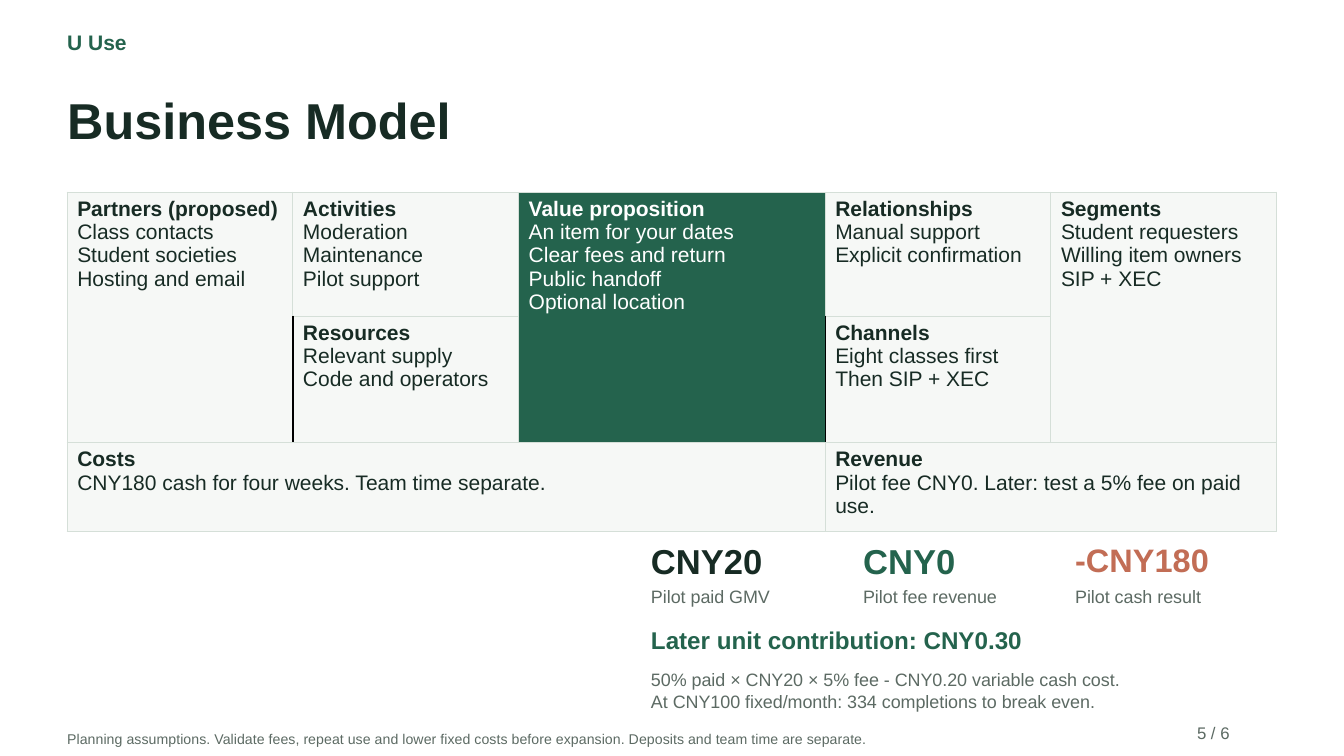
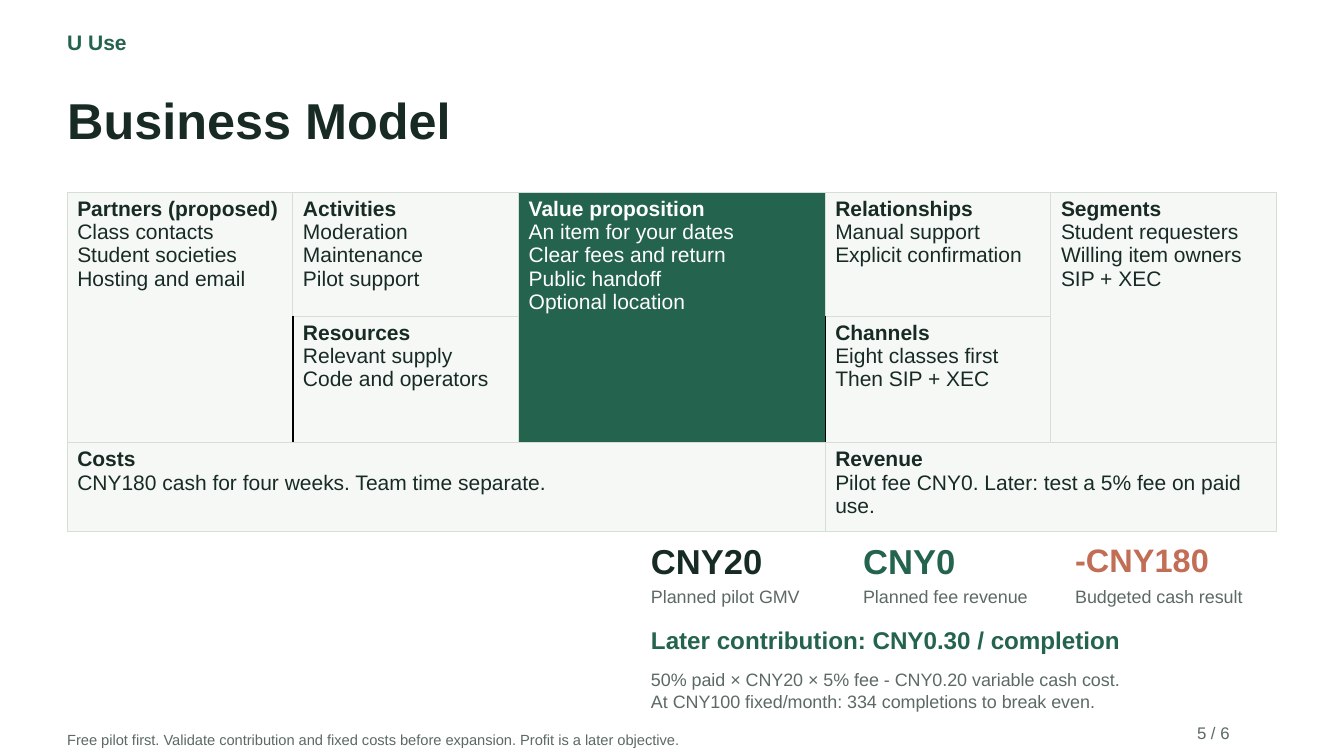
Before and after one commit to Rita020903/U-Use, a slide deck: slide 5 of A1_Current/UUse_A1_6_Slides.pptx. Drawn at 1344x756 pixels with LibreOffice and Linux fonts; fonts in the diff are those of the drawing. Boxes give left, top, right and bottom in pixels: in the first picture for what was removed or moved away, otherwise in the second. Text is boxed around its words. In the diff, an @@ line names an element or a change of style, - is before the commit and + after.

```diff
--- a/A1_Current/UUse_A1_6_Slides.pptx
+++ b/A1_Current/UUse_A1_6_Slides.pptx
@@ text at (x1=651, y1=590, x2=800, y2=607): text changed @@
-Pilot paid GMV
+Planned pilot GMV
@@ text at (x1=863, y1=590, x2=1028, y2=603): text changed @@
-Pilot fee revenue
+Planned fee revenue
@@ text at (x1=1075, y1=590, x2=1243, y2=607): text changed @@
-Pilot cash result
+Budgeted cash result
@@ text at (x1=651, y1=631, x2=1120, y2=654): text changed @@
-Later unit contribution: CNY0.30
+Later contribution: CNY0.30 / completion
@@ text at (x1=67, y1=734, x2=679, y2=748): text changed; size 10.1 to 10.5 pt @@
-Planning assumptions. Validate fees, repeat use and lower fixed costs before expansion. Deposits and team time are separate.
+Free pilot first. Validate contribution and fixed costs before expansion. Profit is a later objective.
```
Also in this commit, not shown: 3 other slides changed, 8 other files.
